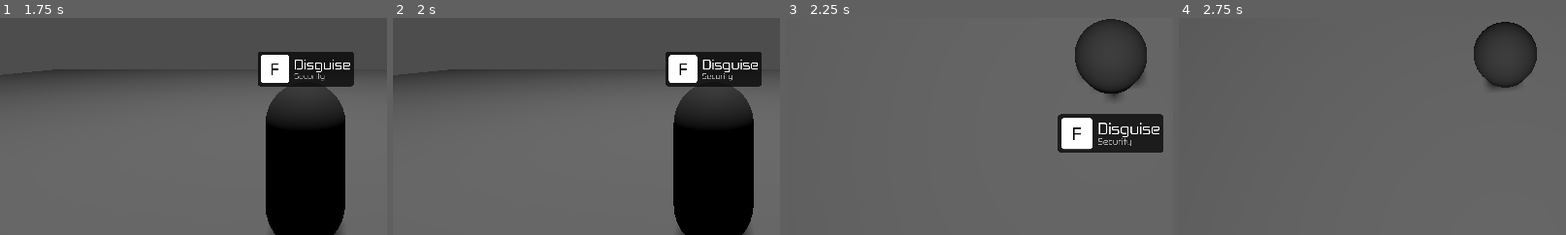
Above: before the commit, frames 1-4 (left to right).
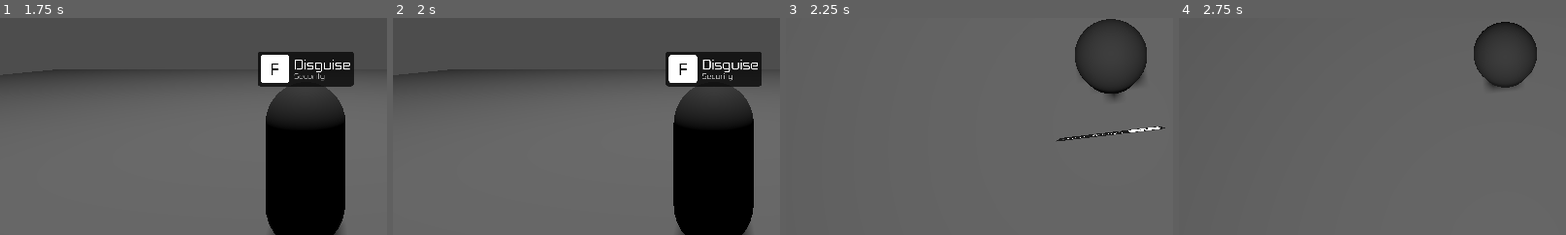
Above: after the commit, the same moments.

Repository: Nirleka-Studio/asymptote-godot
Game: Godot game, scene res://scenes/startup.tscn
The game is run twice, just before and just after one commit, with the same random seed, the same clock (stepped at 60 frames per second) and the same inputs.
Inputs (mouse positions are % of the whole screen's width and height, from its top left):
- Up to frame 1 (1.75 s): tap Enter at 0.5 s; move the mouse to (72, 45) at 0.52 s; hold E (lean_right) 0.53-1.25 s; hold Right mouse button (zoom_aim) 0.53-1.25 s; click (72, 45) at 0.67 s; tap Space (jump) at 0.77 s; click "Host" at 1.25 s
- Up to frame 2 (2 s): no input
- Up to frame 3 (2.25 s): move the mouse to (45, 50) at 2.02 s; hold W (move_forward) from 2.03 s (still down); right-click (45, 50) at 2.1 s
- Up to frame 4 (2.75 s): keep holding W (move_forward); tap Space (jump) at 2.27 s
The pictures show only the part of the screen within x 8-58%, y 44-94%; the shares and areas given below are measured in that part.

Frames 1-2 are identical in both runs. In frame 3, 4.7% of the frame differs, in the area x 69-98%, y 44-63%; in frame 4, nothing differs.

Commit message:
chore: add dotnet

Diff:
--- a/project.godot
+++ b/project.godot
@@ -25,6 +25,11 @@
 
 window/size/viewport_width=1920
 window/size/viewport_height=1080
+window/size/mode=3
+
+[dotnet]
+
+project/assembly_name="Asymptote"
 
 [input]
 
--- a/scenes/level.tscn
+++ b/scenes/level.tscn
@@ -56,5 +56,5 @@
 action_text = "Disguise"
 object_text = "Security"
 prompt_font = ExtResource("3_w8frs")
-omni_dir = null
+omni_dir = false
 background_color = null
Not shown, added: Asymptote.csproj
Not shown, added: Asymptote.sln
